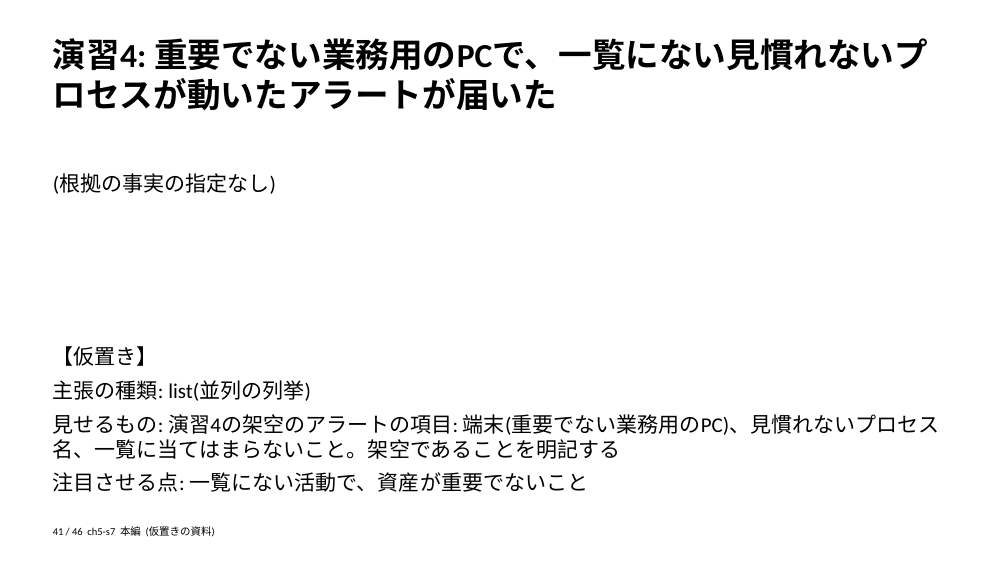
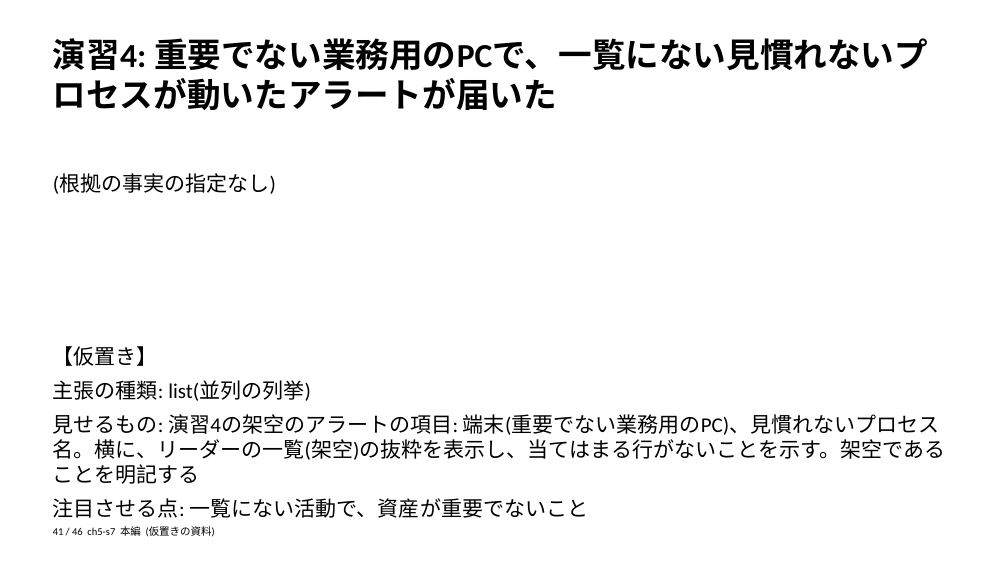
Before and after one commit to zyuuryuu/PPTX-Planner, a slide deck: slide 41 of trial/deck/preview/placeholder.pptx. Drawn at 1008x567 pixels with LibreOffice and Linux fonts; fonts in the diff are those of the drawing. Boxes give left, top, right and bottom in pixels: in the first picture for what was removed or moved away, otherwise in the second. Text is boxed around its words. In the diff, an @@ line names an element or a change of style, - is before the commit and + after.

```diff
--- a/trial/deck/preview/placeholder.pptx
+++ b/trial/deck/preview/placeholder.pptx
@@ text at [53, 414, 946, 484]: text changed @@
-見せるもの: 演習4の架空のアラートの項目: 端末(重要でない業務用のPC)、見慣れないプロセス名、一覧に当てはまらないこと。架空であることを明記する
+見せるもの: 演習4の架空のアラートの項目: 端末(重要でない業務用のPC)、見慣れないプロセス名。横に、リーダーの一覧(架空)の抜粋を表示し、当てはまる行がないことを示す。架空であることを明記する
```
Also in this commit, not shown: 8 other slides changed, 4 other files.
